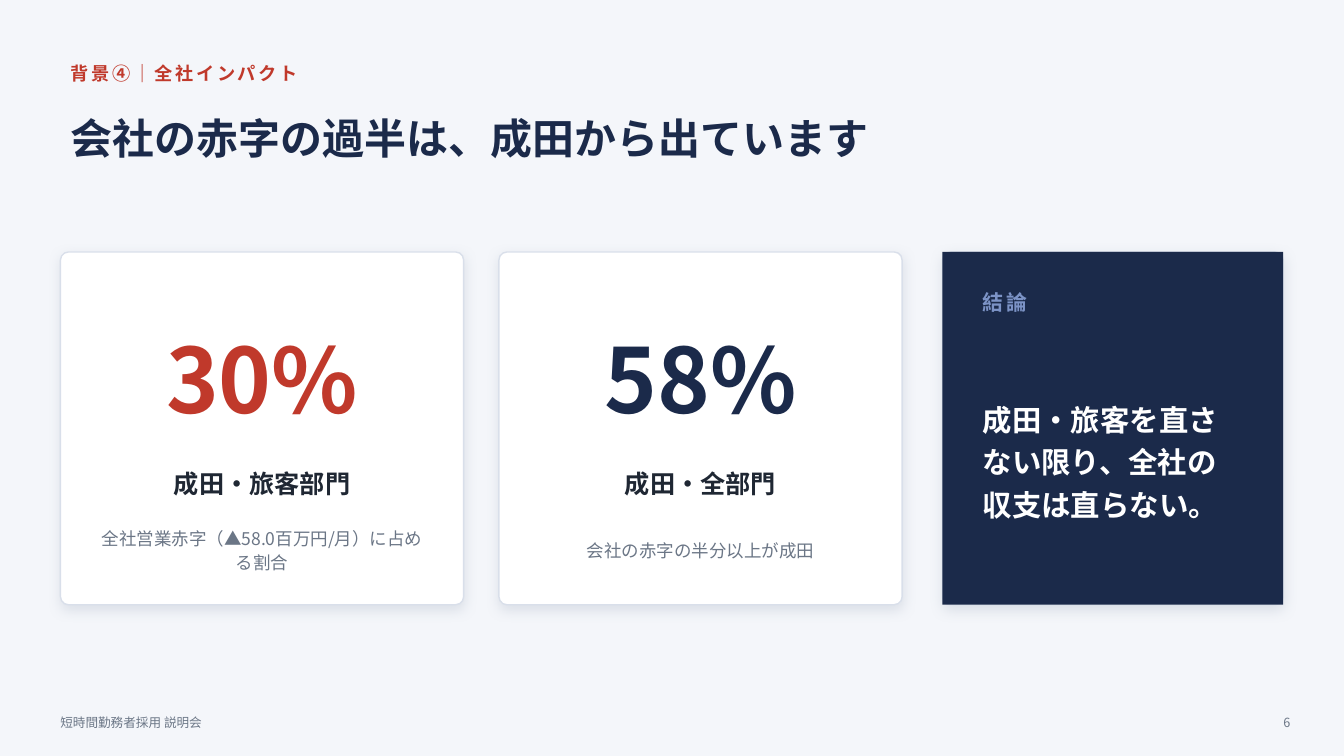
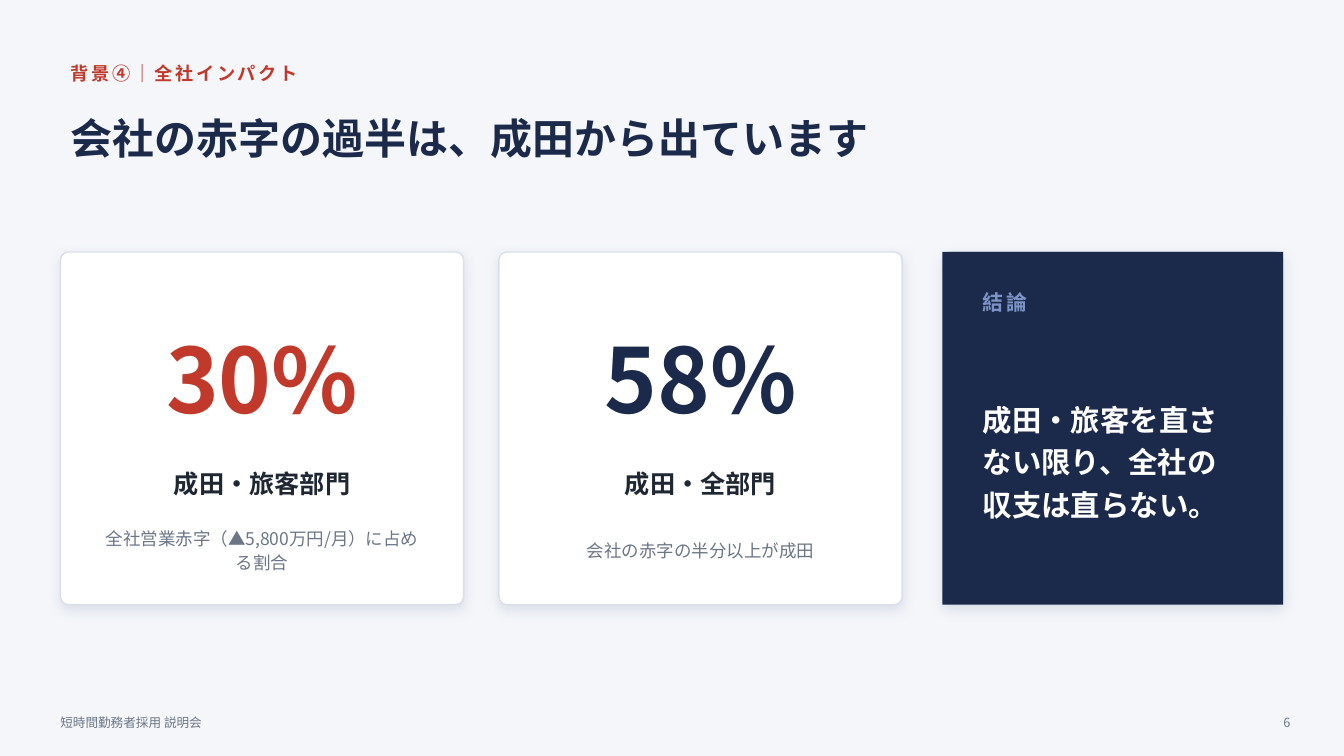
Before and after one commit to asamitango0929-arch/test, a slide deck: slide 8 of 成田_短時間勤務者採用_説明会.pptx. Drawn at 1344x756 pixels with LibreOffice and Linux fonts; fonts in the diff are those of the drawing. Boxes give left, top, right and bottom in pixels: in the first picture for what was removed or moved away, otherwise in the second. Text is boxed around its words. In the diff, an @@ line names an element or a change of style, - is before the commit and + after.

```diff
--- a/成田_短時間勤務者採用_説明会.pptx
+++ b/成田_短時間勤務者採用_説明会.pptx
@@ text at [106, 530, 419, 571]: text changed @@
-全社営業赤字（▲58.0百万円/月）に占める割合
+全社営業赤字（▲5,800万円/月）に占める割合
```
Also in this commit, not shown: 3 other slides changed, 2 other files.
